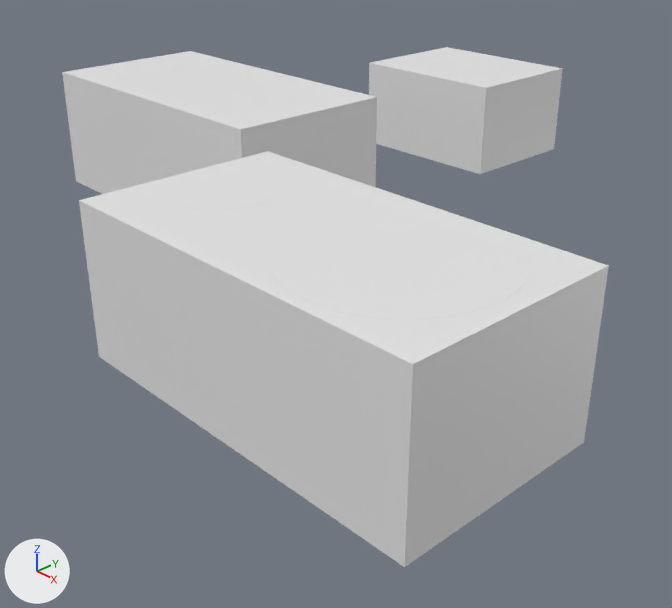
The Blender file New Folder/Untitled.blend: old version first, new version second.
The view is the same before and after, from a 50 mm camera at (0.152, -0.138, 0.104) aimed at (-0.065, 0.066, -0.042). The axes (+X, +Y, +Z) are drawn at lower left. The lights are the same throughout. The older version comes first.
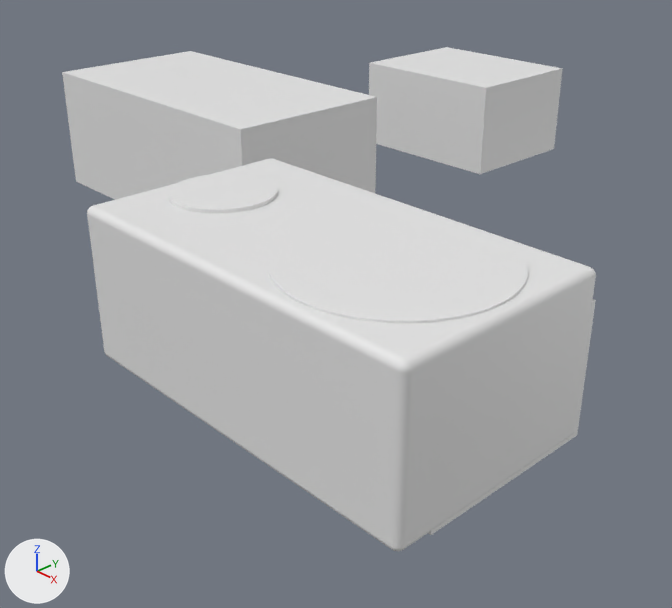
Location of each change, [x1, y1, x2, y2] in pixels of the pictures (672 x 608 px):
```json
{"object": "Cube", "change": "rescaled, modifiers changed", "before": [79, 151, 609, 567], "after": [87, 158, 596, 551]}
```

Edits to the scene script, one JSON object a line:
```json
{"block": "me_cube", "where": "# used by ob_cube; location = (0.0, 0.0, 0.0)"}
{"op": "remove", "block": "me_cube", "code": "me_cube.from_pydata(...)  # 8 vertices, 6 faces; spans x -0.0579..0.0579, y -0.0312..0.0312, z -0.023..0.023"}
{"op": "add", "block": "me_cube", "code": "me_cube.from_pydata(...)  # 8 vertices, 6 faces; spans x -0.0559..0.0559, y -0.0312..0.0312, z -0.023..0.023"}
{"block": "me_cube", "change": "me_cube part 1: the whole mesh is scaled about its middle by (0.965, 1, 1)"}
{"op": "set", "path": "ob_cube.scale", "old": "(1.0, 1.0, 1.0)", "new": "(1.0, 1.0, 0.959)"}
{"op": "add", "block": "ob_cube", "code": "_m = ob_cube.modifiers.new('Bevel', 'BEVEL')"}
{"op": "add", "block": "ob_cube", "code": "_m.width = 0.003"}
{"op": "add", "block": "ob_cube", "code": "_m.width_pct = 0.003"}
{"op": "add", "block": "ob_cube", "code": "_m.segments = 100"}
{"op": "add", "block": "ob_cube", "code": "_m.offset_type = 'WIDTH'"}
```
